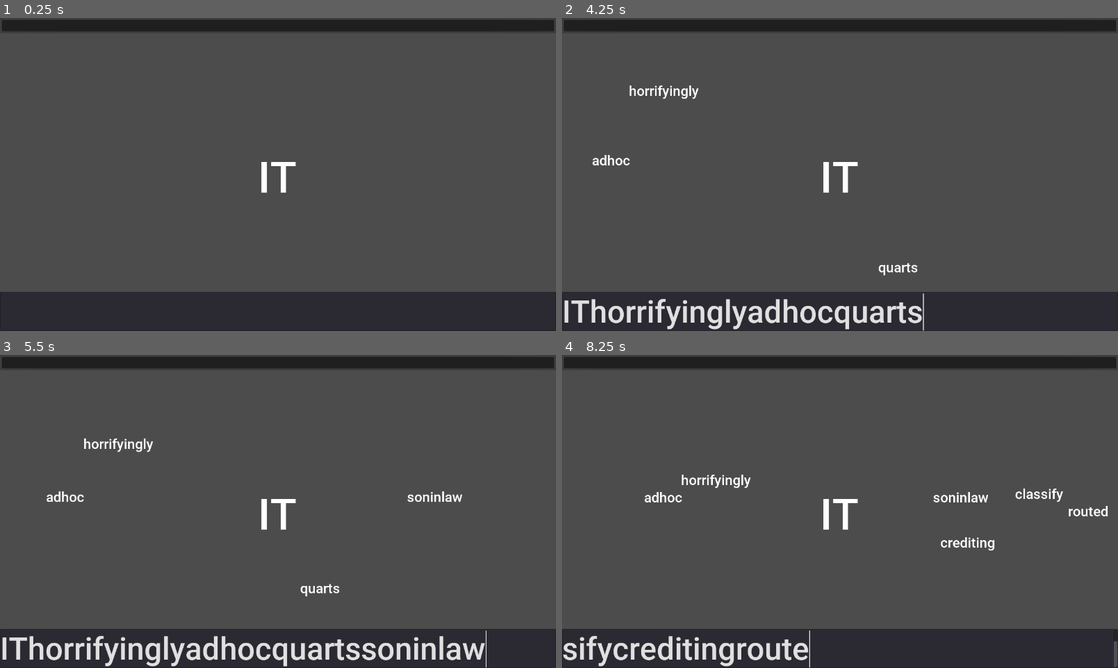
Above: before the commit, frames 1-4 (two rows, left to right).
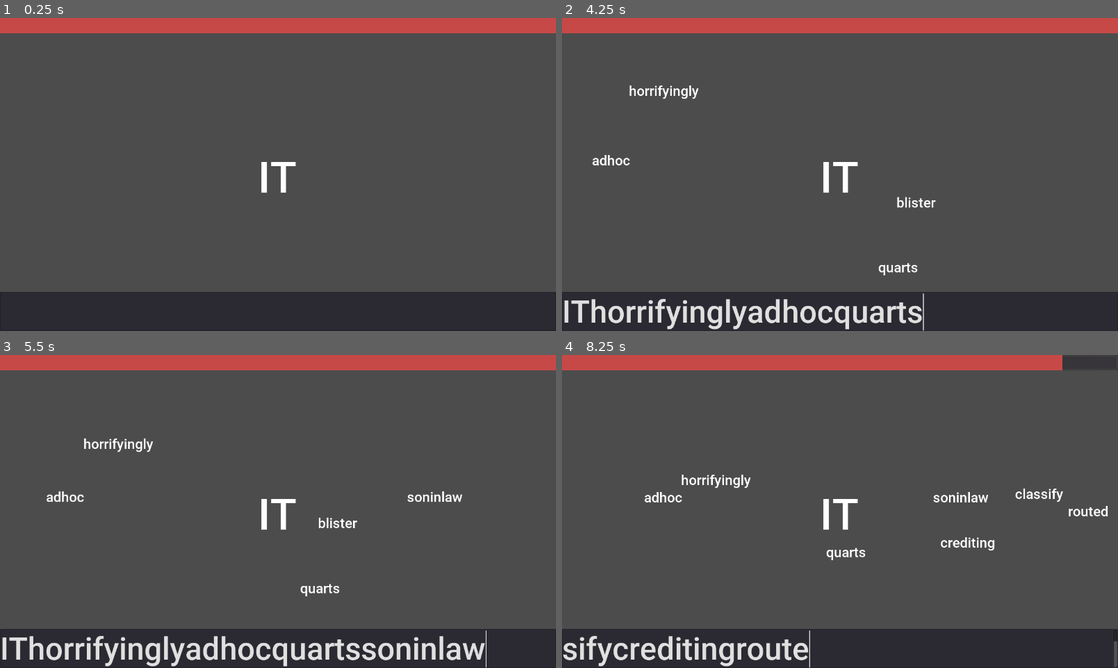
Above: after the commit, the same moments.

Repository: Hedgy134117/ld46
Game: Godot game, scene res://src/Scenes/Main.tscn
Same seed, same stepped clock (60 frames per second), same inputs: the game is played once before the commit and once after it.
Inputs (mouse positions are in pixels of both pictures, inside the frame that each line leads up to):
- Up to frame 1 (0.25 s): no input
- Up to frame 2 (4.25 s): click (840, 312) at 0.52 s; type "IT" at 0.6 s; type "horrifyingly" at 1.25 s; type "adhoc" at 2 s; type "quarts" at 3.5 s
- Up to frame 3 (5.5 s): type "soninlaw" at 5 s
- Up to frame 4 (8.25 s): type "classify" at 6.5 s; type "crediting" at 7.25 s; type "routed" at 8 s

The runs differ from the first frame. In frame 1, 4.9% of the frame differs, in the area x 0-100%, y 0-5%; in frame 2, 5.0%; in frame 3, 5.0%, in the area x 0-100%, y 0-56%; in frame 4, 4.8%.

Commit message:
bug fixed more or less, and health bar

Diff:
--- a/src/Objects/Health.tscn
+++ b/src/Objects/Health.tscn
@@ -1,8 +1,13 @@
-[gd_scene format=2]
+[gd_scene load_steps=2 format=2]
 
-[node name="ProgressBar" type="ProgressBar"]
+[sub_resource type="StyleBoxFlat" id=1]
+bg_color = Color( 0.784314, 0.290196, 0.282353, 1 )
+
+[node name="HealthBar" type="ProgressBar"]
 anchor_right = 1.0
 margin_bottom = 28.0
+custom_styles/fg = SubResource( 1 )
+custom_colors/font_color = Color( 0, 0, 0, 1 )
 value = 100.0
 percent_visible = false
 __meta__ = {
--- a/src/Objects/It.gd
+++ b/src/Objects/It.gd
@@ -1,8 +1,8 @@
 extends RichTextLabel
 
 
-
+var healthToLose = 10
 
 func _on_Area2D_area_entered(area: Area2D) -> void:
-	print(area.get_parent().text)
 	area.get_parent().queue_free()
+	get_node("/root/Control/HealthBar").value -= healthToLose
--- a/src/Objects/It.tscn
+++ b/src/Objects/It.tscn
@@ -10,7 +10,7 @@
 font_data = SubResource( 1 )
 
 [sub_resource type="RectangleShape2D" id=3]
-extents = Vector2( 38.9008, 37.6744 )
+extents = Vector2( 24.9341, 37.6744 )
 
 [node name="IT" type="RichTextLabel"]
 margin_right = 93.0
@@ -24,8 +24,9 @@
 }
 
 [node name="Area2D" type="Area2D" parent="."]
+position = Vector2( 44.6937, 54.4704 )
 
 [node name="CollisionShape2D" type="CollisionShape2D" parent="Area2D"]
-position = Vector2( 46.7887, 56.5654 )
+position = Vector2( -11.1734, -0.698349 )
 shape = SubResource( 3 )
 [connection signal="area_entered" from="Area2D" to="." method="_on_Area2D_area_entered"]
--- a/src/Objects/Word.tscn
+++ b/src/Objects/Word.tscn
@@ -23,6 +23,8 @@
 }
 
 [node name="Area2D" type="Area2D" parent="."]
+position = Vector2( 100.349, 15.8446 )
 
 [node name="CollisionShape2D" type="CollisionShape2D" parent="Area2D"]
+position = Vector2( -1.52588e-05, 0.880249 )
 shape = SubResource( 3 )
--- a/src/Scenes/Main.tscn
+++ b/src/Scenes/Main.tscn
@@ -36,5 +36,5 @@
 margin_right = 214.891
 margin_bottom = 402.787
 
-[node name="ProgressBar" parent="." instance=ExtResource( 3 )]
+[node name="HealthBar" parent="." instance=ExtResource( 3 )]
 margin_bottom = 35.0
